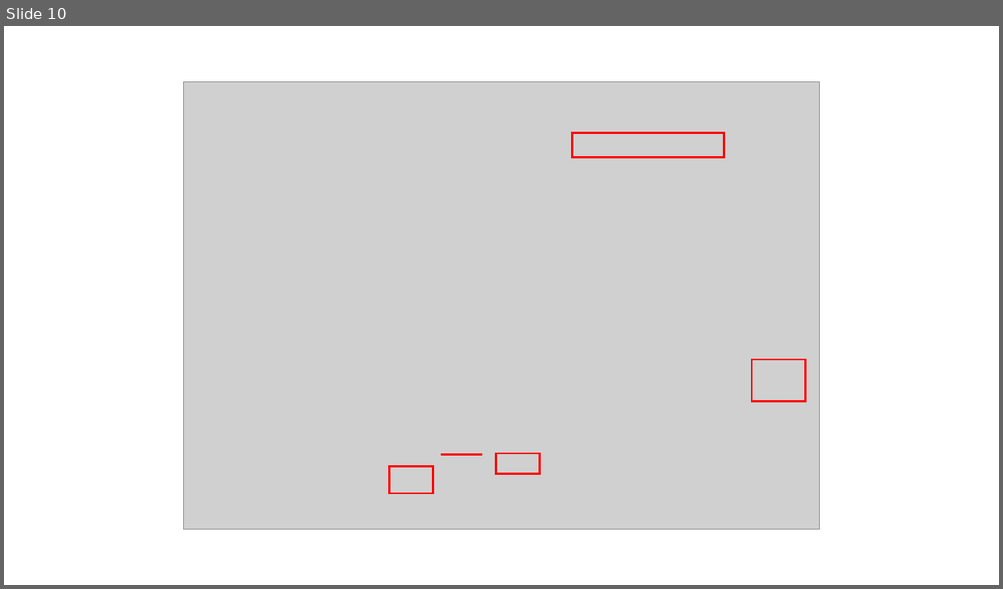
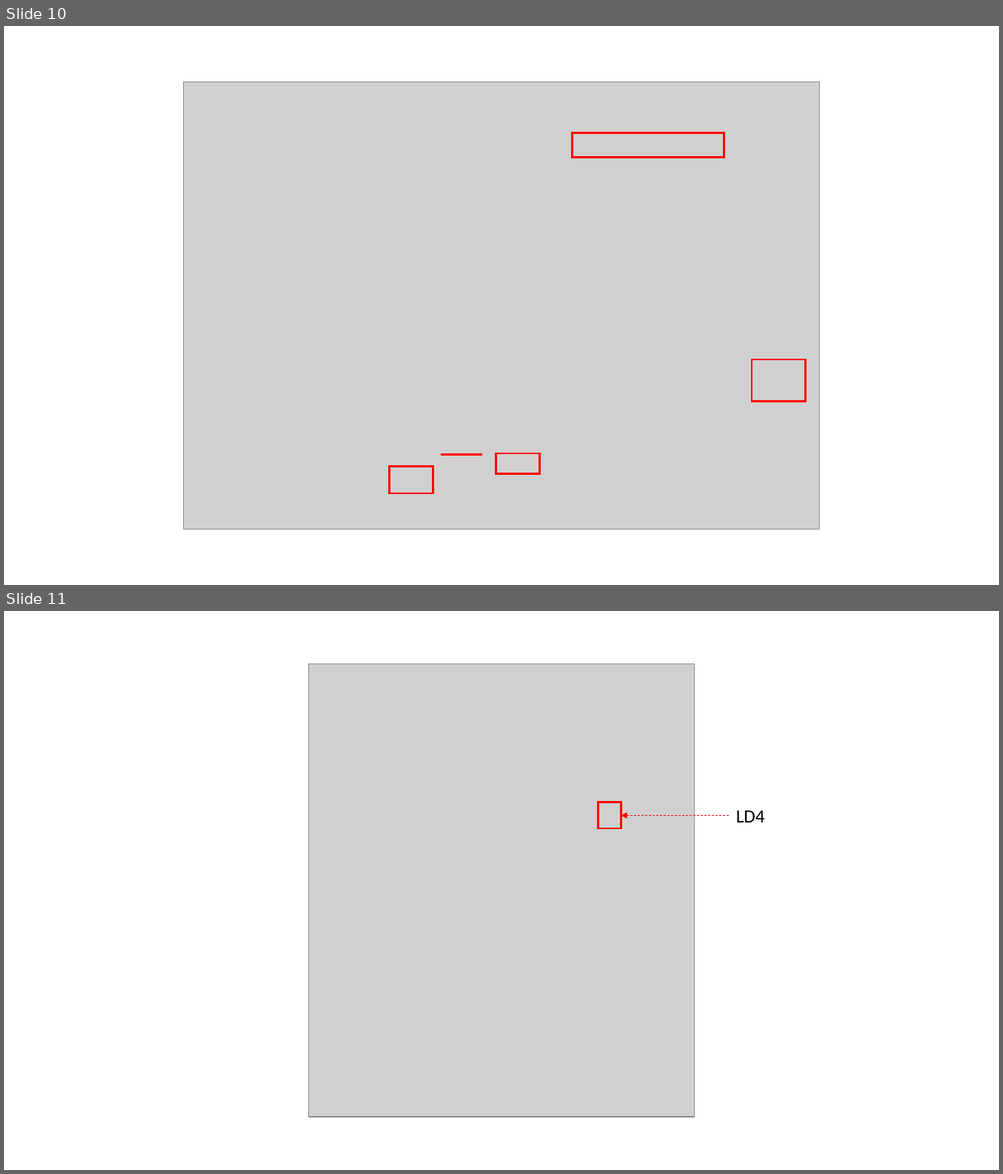
Before and after one commit to gtuja/CSC_MS, a slide deck: Resources/Part1/Part1_Resources.pptx. Shown one above the other, each under a label of ours: slide 10 before the commit, slides 10 and 11 after it. The pictures are 1003x589 and 1003x1174 pixels, drawn with LibreOffice and Linux fonts; fonts in the diff are those of the drawing; grey boxes stand for pictures. Boxes give left, top, right and bottom in pixels: in the first picture for what was removed or moved away, otherwise in the second. Text is boxed around its words. In the diff, an @@ line names an element or a change of style, - is before the commit and + after.

```diff
--- a/Resources/Part1/Part1_Resources.pptx
+++ b/Resources/Part1/Part1_Resources.pptx
@@ slide 11 added at [4, 611, 999, 1170], background #FFFFFF @@
@@ picture added at [308, 664, 694, 1117] @@
@@ rectangle added at [598, 803, 620, 829], outline #FF0000 2 pt @@
@@ text added at [736, 810, 765, 823], 18 pt, text #000000 @@
+LD4
@@ arrow added from (728, 815) to (621, 815), #FF0000 0.5 pt dashed @@
```
Also in this commit, not shown: 3 other slides added, 8 other files.
